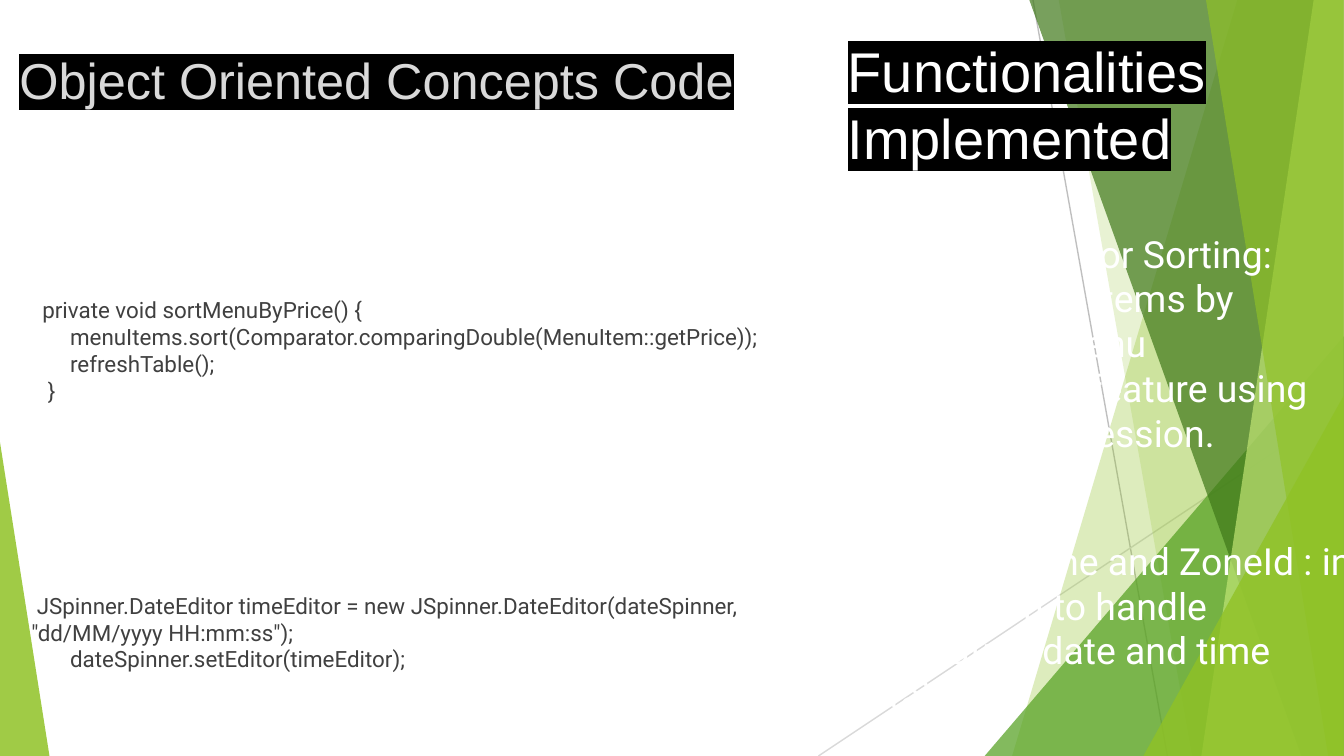
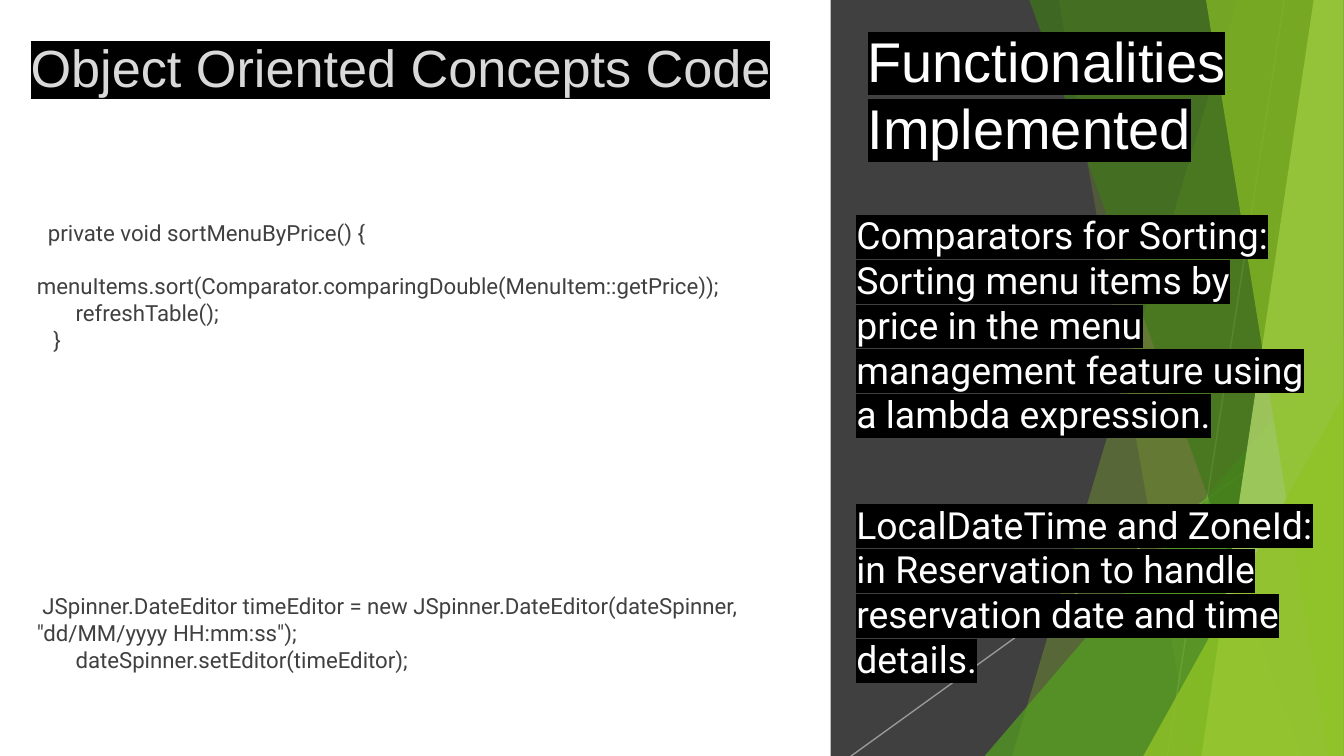
Before and after one commit to ZhengZhang-NU/CSYE6200-OOD-Final-Project, a slide deck: slide 12 of OODFinalProject04.pptx. Drawn at 1344x756 pixels with LibreOffice and Linux fonts; fonts in the diff are those of the drawing. Boxes give left, top, right and bottom in pixels: in the first picture for what was removed or moved away, otherwise in the second. Text is boxed around its words. In the diff, an @@ line names an element or a change of style, - is before the commit and + after.

```diff
--- a/OODFinalProject04.pptx
+++ b/OODFinalProject04.pptx
@@ rectangle added at bbox=[0, 0, 1344, 755], fill #FFFFFF @@
@@ rectangle added at bbox=[831, 0, 1344, 755], fill #404040 @@
@@ text "Functionalities Implemented": place and size @@
-text "Functionalities Implemented" at bbox=[848, 51, 1206, 169]
+text "Functionalities Implemented" at bbox=[868, 38, 1226, 159]
@@ freeform shape added at bbox=[1012, 0, 1344, 755], fill #90C226 at 30% opacity @@
@@ freeform shape added at bbox=[1030, 0, 1344, 755], fill #3F7819 at 70% opacity @@
@@ line removed from (1034, 0) to (1168, 756) @@
@@ freeform shape added at bbox=[1059, 0, 1344, 755], fill #90C226 at 20% opacity @@
@@ line added from (1285, 0) to (1168, 755), #BFBFBF 0.75 pt @@
@@ freeform shape added at bbox=[1202, 0, 1344, 755], fill #C0E474 at 70% opacity @@
@@ freeform shape added at bbox=[1206, 0, 1344, 755], fill #90C226 at 65% opacity @@
@@ text "Object Oriented Concepts Code": place and size @@
-text "Object Oriented Concepts Code" at bbox=[19, 62, 734, 109]
+text "Object Oriented Concepts Code" at bbox=[31, 46, 771, 98]
@@ text "Object Oriented Concepts Code" at bbox=[31, 46, 771, 98]: size 27 to 28 pt @@
@@ text "private void sortMenuByPrice() {": place and size @@
-text "private void sortMenuByPrice() {" at bbox=[31, 300, 757, 672]
+text "private void sortMenuByPrice() {" at bbox=[37, 223, 737, 673]
@@ text "private void sortMenuByPrice() {" at bbox=[37, 223, 737, 673]: size 12 to 11.9 pt @@
@@ text "Comparators for Sorting: Sorting menu ...": place and size @@
-text "Comparators for Sorting: Sorting menu ..." at bbox=[860, 233, 1308, 456]
+text "Comparators for Sorting: Sorting menu ..." at bbox=[856, 220, 1304, 436]
@@ text "Comparators for Sorting: Sorting menu ..." at bbox=[856, 220, 1304, 436]: highlight none to #000000 @@
@@ triangle added at bbox=[985, 336, 1344, 755], fill #54A021 at 72% opacity @@
@@ line removed from (1344, 406) to (818, 755) @@
@@ line added from (1331, 410) to (851, 755), #BFBFBF 0.75 pt @@
@@ triangle added at bbox=[1144, 395, 1344, 755], fill #90C226 at 80% opacity @@
@@ group added at bbox=[0, 0, 1344, 756]: 5 freeform shapes, 3 triangles, 2 lines @@
@@ text at bbox=[856, 511, 1312, 674]: spaces changed @@
-LocalDateTime and ZoneId : in Reservation to handle reservation date and time details.
+LocalDateTime and ZoneId: in Reservation to handle reservation date and time details.
```
Also in this commit, not shown: 3 other slides changed.
